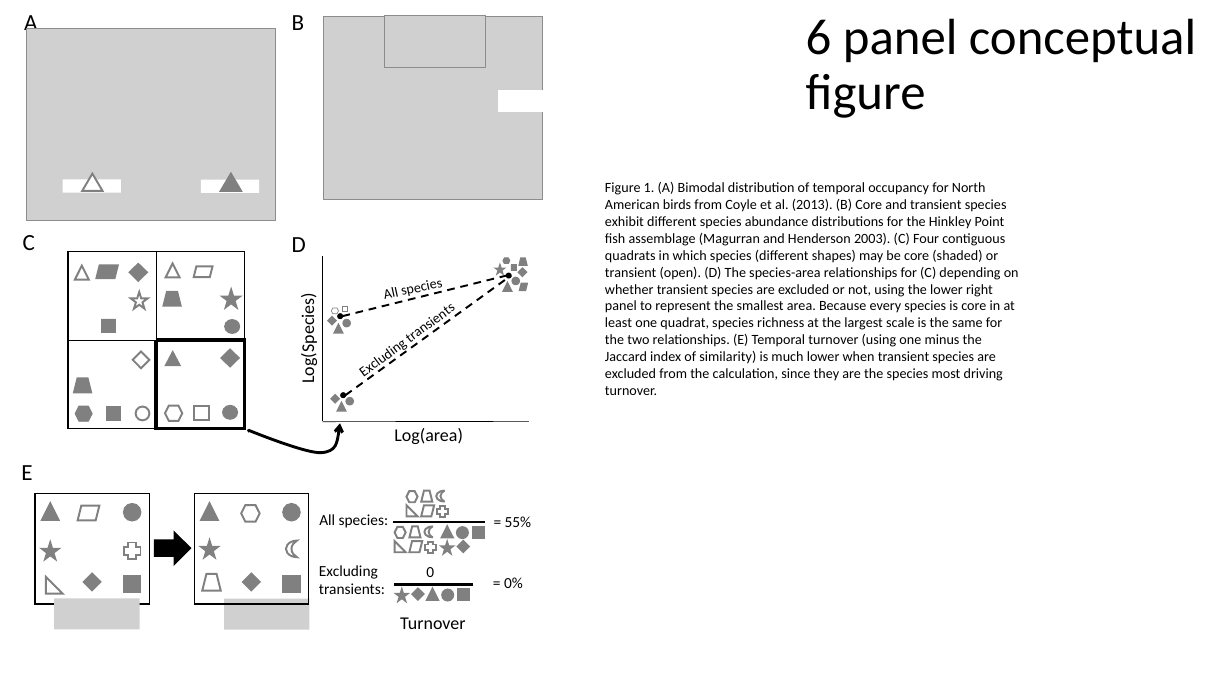
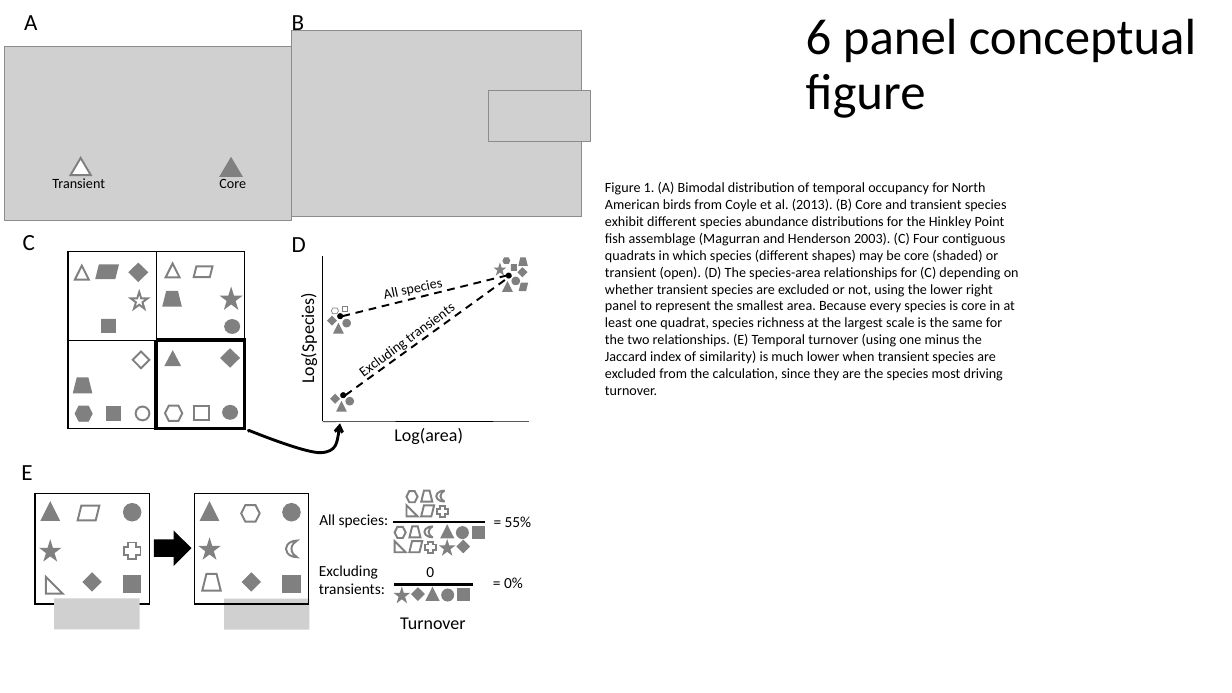
Before and after one commit to hurlbertlab/core-transient, a slide deck: slide 2 of output/plots/all_figs_with_legends.pptx. Drawn at 1232x693 pixels with LibreOffice and Linux fonts; fonts in the diff are those of the drawing; grey boxes stand for pictures. Boxes give left, top, right and bottom in pixels: in the first picture for what was removed or moved away, otherwise in the second. Text is boxed around its words. In the diff, an @@ line names an element or a change of style, - is before the commit and + after.

Commit message:
working on figure dimensions for figure 1a/1b and figure 5

```diff
--- a/output/plots/all_figs_with_legends.pptx
+++ b/output/plots/all_figs_with_legends.pptx
@@ picture: place and size @@
-picture at (27,29,275,220)
+picture at (5,47,292,220)
@@ picture: place and size @@
-picture at (324,16,543,200)
+picture at (292,30,582,216)
@@ picture: place and size @@
-picture at (384,16,485,67)
+picture at (489,91,590,142)
@@ rectangle removed at (499,91,547,111) @@
@@ text added at (52,178,105,188), 11 pt, text #000000 @@
+Transient
@@ rectangle removed at (63,179,121,192) @@
@@ triangle: place and size @@
-triangle at (82,174,103,191)
+triangle at (70,158,91,176)
@@ rectangle removed at (201,179,260,192) @@
@@ text added at (219,176,246,188), 11 pt, text #000000 @@
+Core
@@ triangle: place and size @@
-triangle at (221,174,241,191)
+triangle at (221,159,241,177)
```
Also in this commit, not shown: 1 other slide changed, 9 other files.
